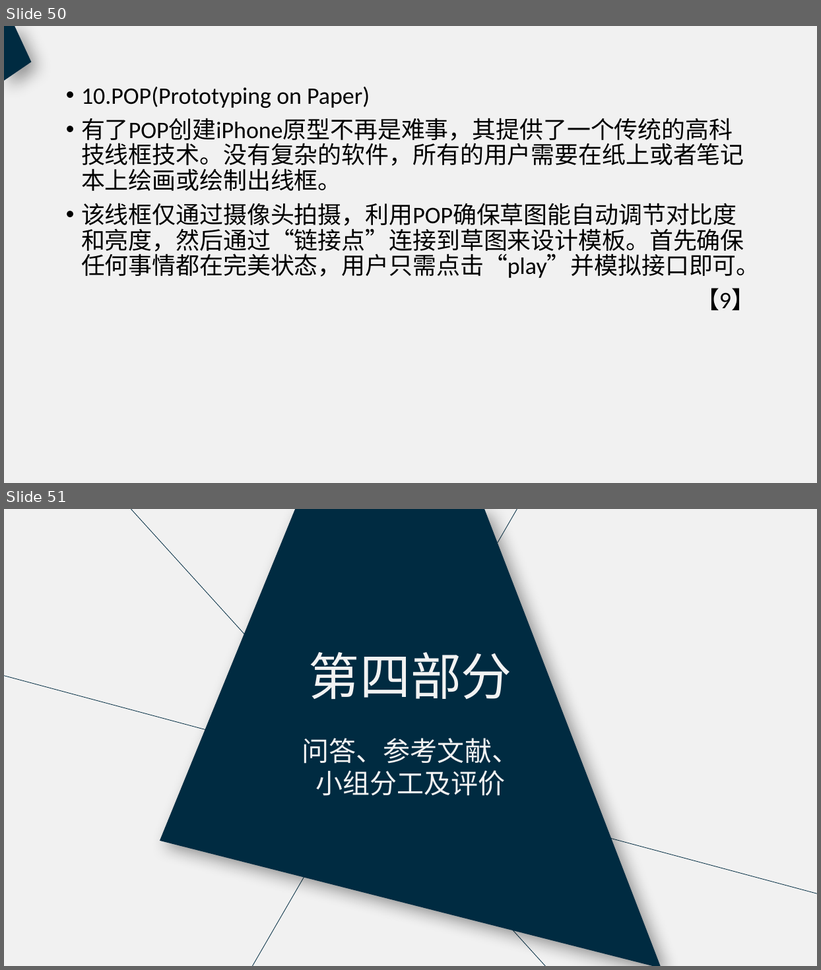
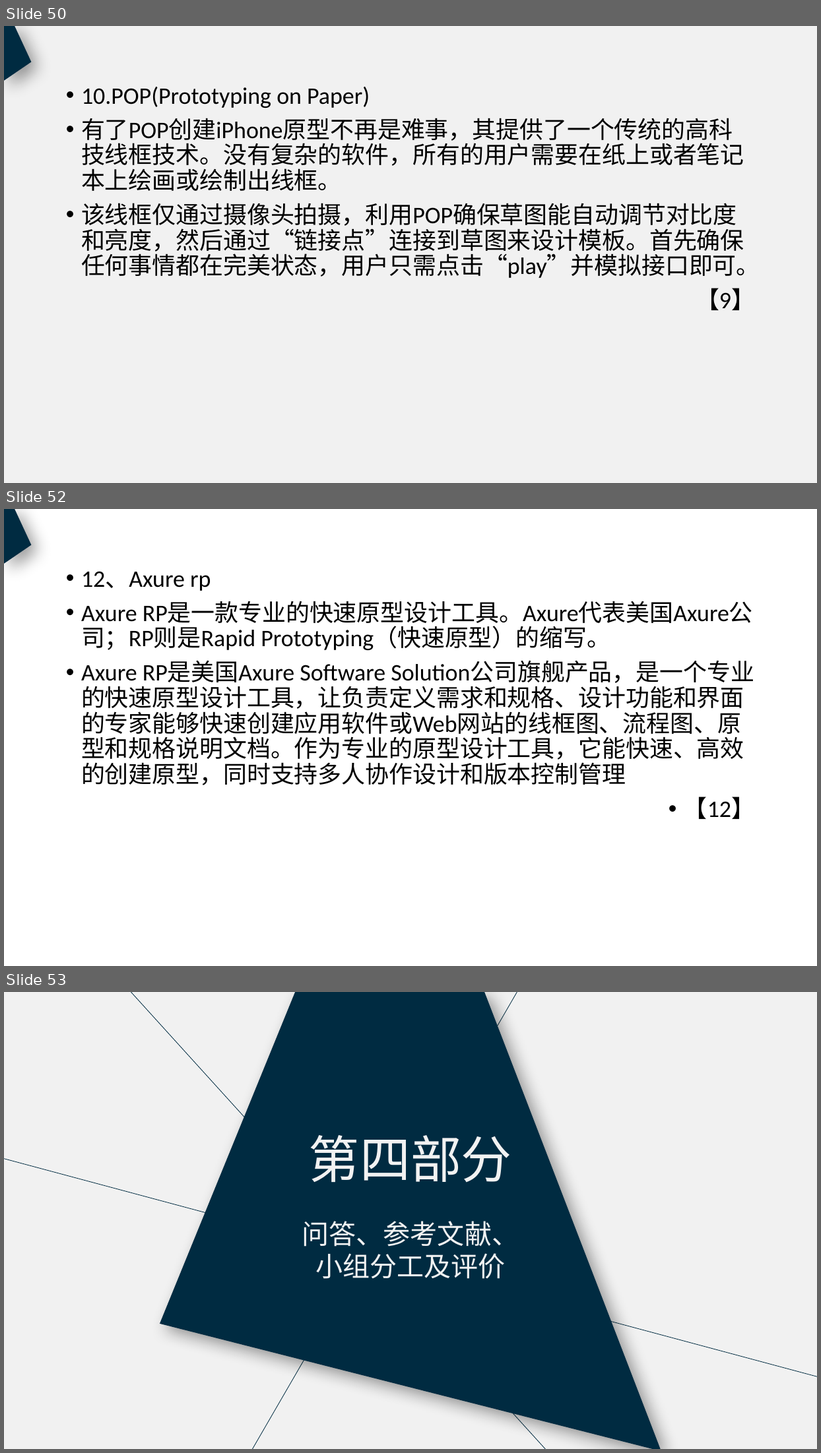
Before and after one commit to PRD2018-G18/PRD2018, a slide deck: 非受控文档/过程文档/UML基础2/UML基础2.pptx. Shown one above the other, each under a label of ours: slides 50 and 51 before the commit, slides 50, 52 and 53 after it; the slides between them are not shown. The pictures are 821x970 and 821x1453 pixels, drawn with LibreOffice and Linux fonts; fonts in the diff are those of the drawing. Boxes give left, top, right and bottom in pixels: in the first picture for what was removed or moved away, otherwise in the second. Text is boxed around its words. In the diff, an @@ line names an element or a change of style, - is before the commit and + after.

Commit message:
审核修改UML基础2界面原型PPT

```diff
--- a/非受控文档/过程文档/UML基础2/UML基础2.pptx
+++ b/非受控文档/过程文档/UML基础2/UML基础2.pptx
@@ slide 52 added at [4, 509, 817, 966], background #FFFFFF @@
@@ freeform shape added at [4, 509, 32, 564], fill #002B41 @@
@@ text added at [81, 571, 755, 819], 28 pt, text #000000 @@
+• 12、Axure rp
+• Axure RP是一款专业的快速原型设计工具。Axure代表美国Axure公司；RP则是Rapid Prototyping（快速原型）的缩写。
+• Axure RP是美国Axure Software Solution公司旗舰产品，是一个专业的快速原型设计工具，让负责定义需求和规格、设计功能和界面的专家能够快速创建应用软件或Web网站的线框图、流程图、原型和规格说明文档。作为专业的原型设计工具，它能快速、高效的创建原型，同时支持多人协作设计和版本控制管理
+• 【12】
@@ what was slide 51 is now slide 53 @@
```
Also in this commit, not shown: 25 slides changed, 2 other slides added, 1 slide removed.
